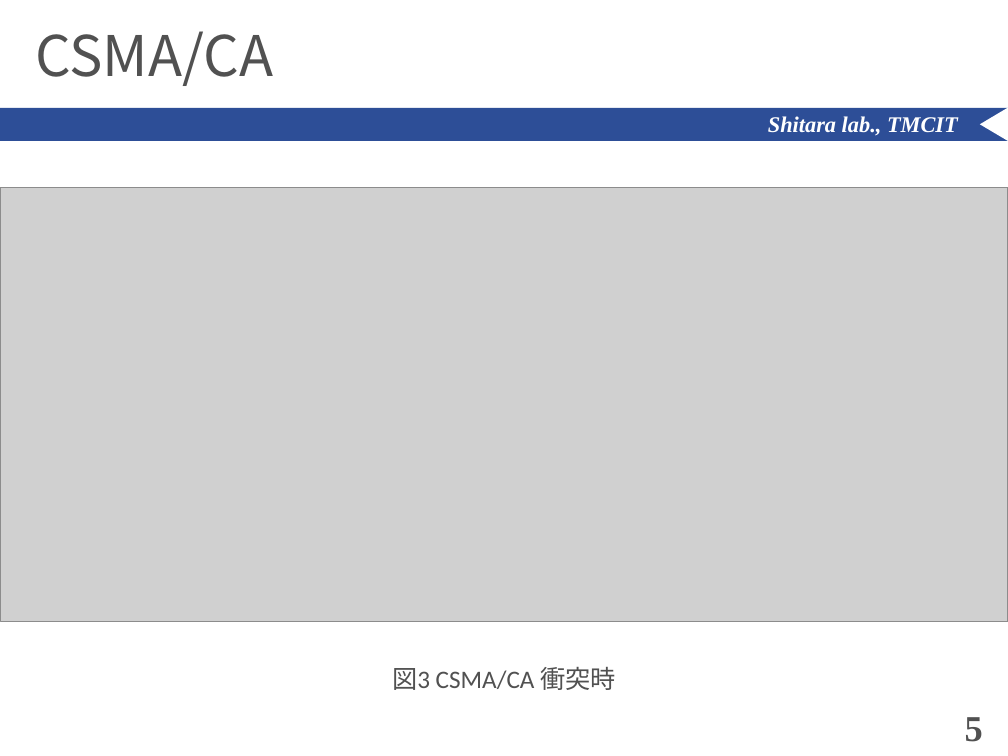
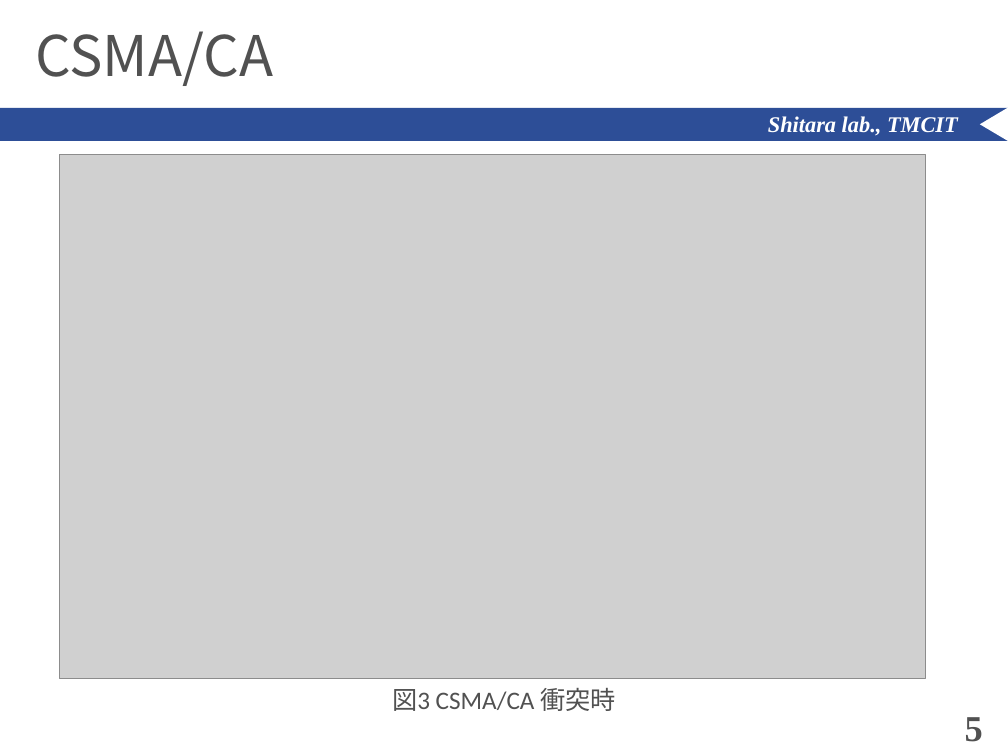
Before and after one commit to ShitaLab-TMCIT/IEEE802.11simulator, a slide deck: slide 5 of paper/shimozawa.pptx. Drawn at 1008x756 pixels with LibreOffice and Linux fonts; fonts in the diff are those of the drawing; grey boxes stand for pictures. Boxes give left, top, right and bottom in pixels: in the first picture for what was removed or moved away, otherwise in the second. Text is boxed around its words. In the diff, an @@ line names an element or a change of style, - is before the commit and + after.

```diff
--- a/paper/shimozawa.pptx
+++ b/paper/shimozawa.pptx
@@ picture: place and size @@
-picture at bbox=[0, 187, 1008, 621]
+picture at bbox=[59, 155, 925, 679]
@@ text "図3 CSMA/CA 衝突時": place and size @@
-text "図3 CSMA/CA 衝突時" at bbox=[392, 667, 616, 690]
+text "図3 CSMA/CA 衝突時" at bbox=[392, 688, 616, 711]
```
Also in this commit, not shown: 11 other slides changed, 13 other files.
